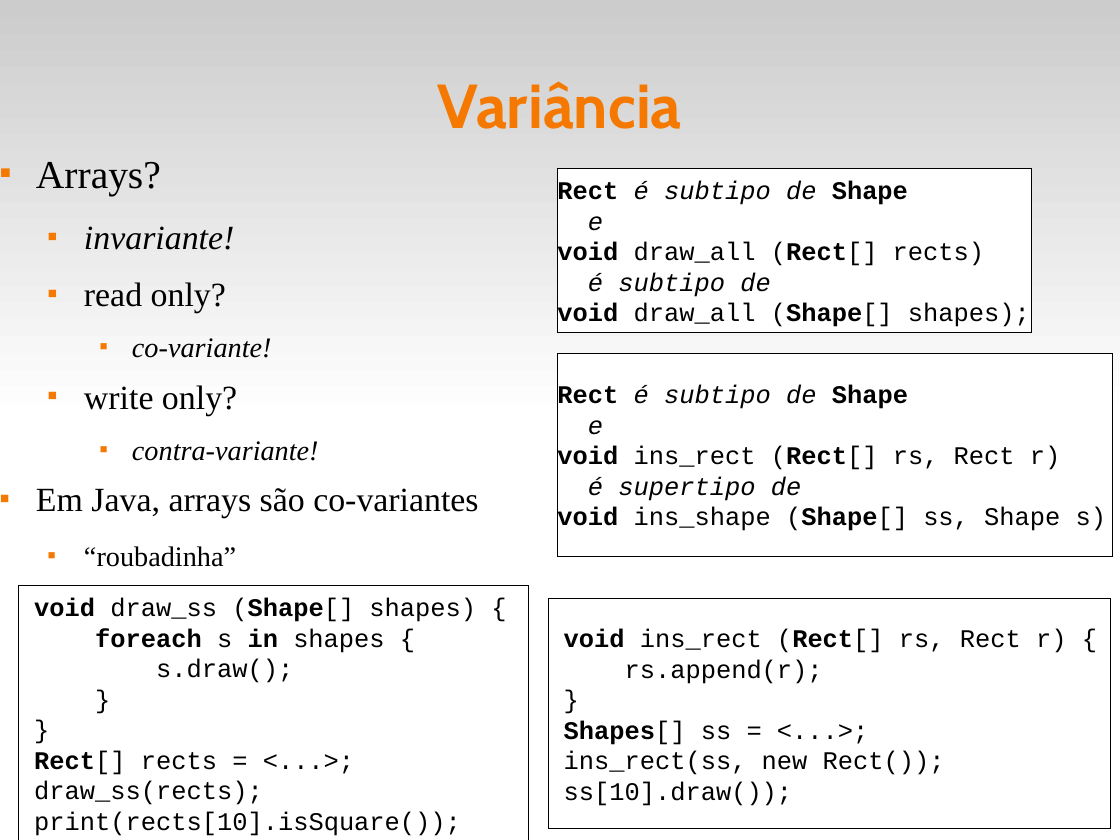
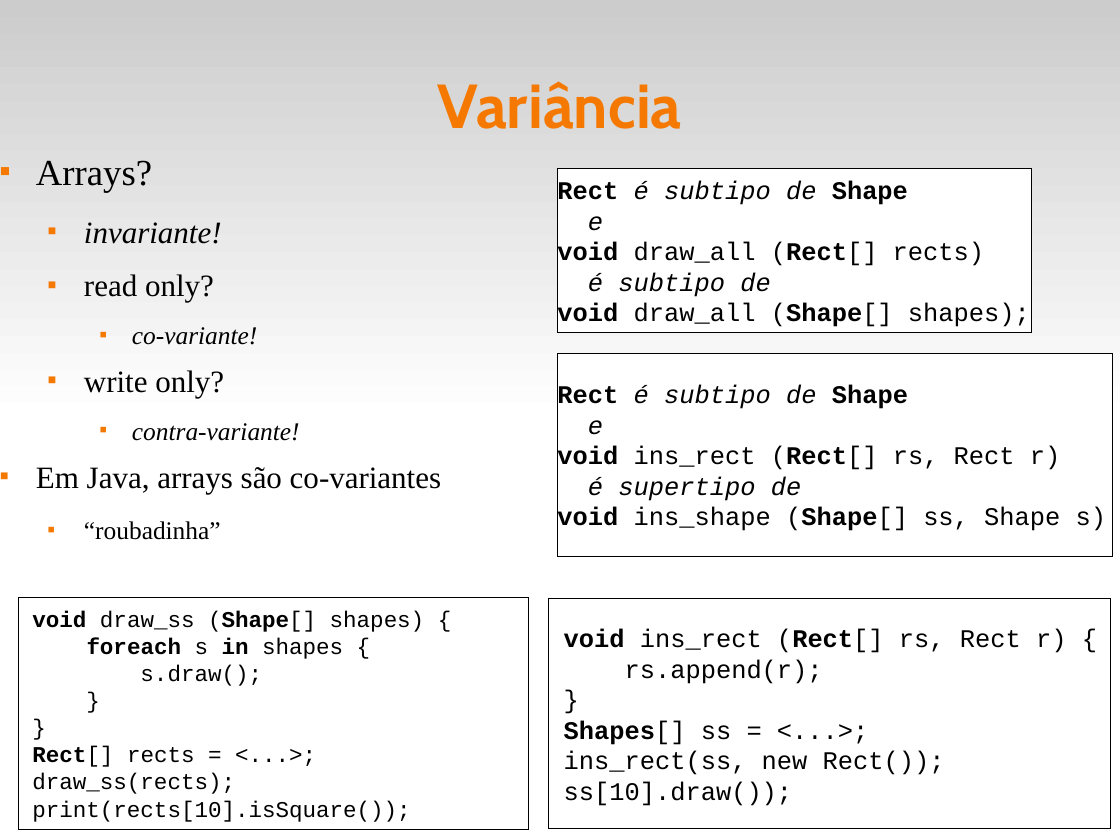
Before and after one commit to fsantanna-uerj/EDL, a slide deck: slide 23 of slides/edl-09-oo.odp. Drawn at 1120x840 pixels with LibreOffice and Linux fonts; fonts in the diff are those of the drawing. Boxes give left, top, right and bottom in pixels: in the first picture for what was removed or moved away, otherwise in the second. Text is boxed around its words. In the diff, an @@ line names an element or a change of style, - is before the commit and + after.

```diff
--- a/slides/edl-09-oo.odp
+++ b/slides/edl-09-oo.odp
@@ text "Arrays?" at (x1=36, y1=160, x2=441, y2=540): size 28 to 26 pt in "Arrays?"; size 24 to 22 pt in "invariante!", "read only?", "write only?", "Em Java, arrays são co-variantes"; size 20 to 18 pt in "co-variante!", "contra-variante!", "“roubadinha”" @@
@@ rectangle "void draw_ss (Shape[] shapes) {" resized from (x1=19, y1=585, x2=528, y2=840) to (x1=19, y1=598, x2=528, y2=830) @@
@@ rectangle "void draw_ss (Shape[] shapes) {" at (x1=19, y1=598, x2=528, y2=830): size 18 to 16 pt @@
```
Also in this commit, not shown: 6 other slides changed, 2 other files.
